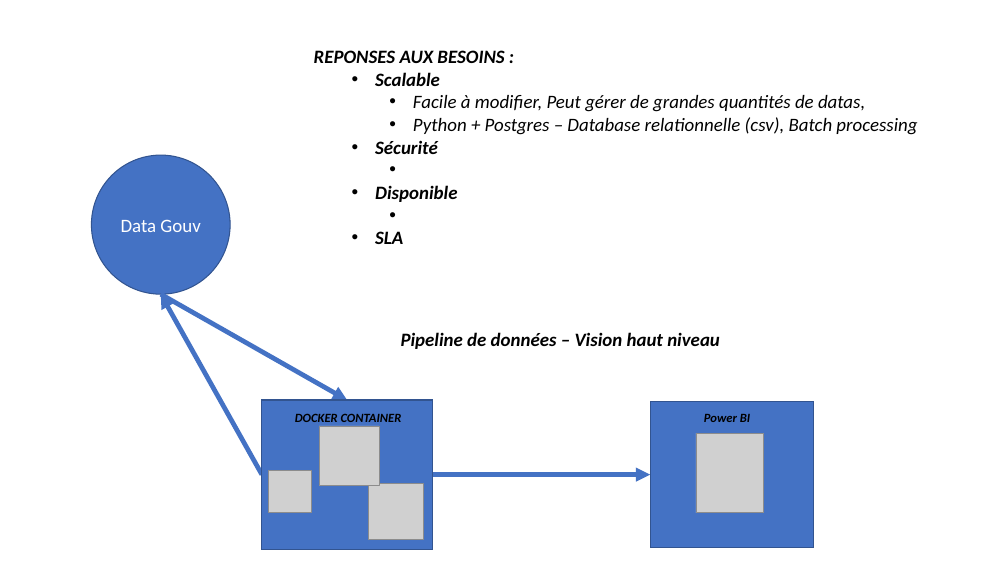
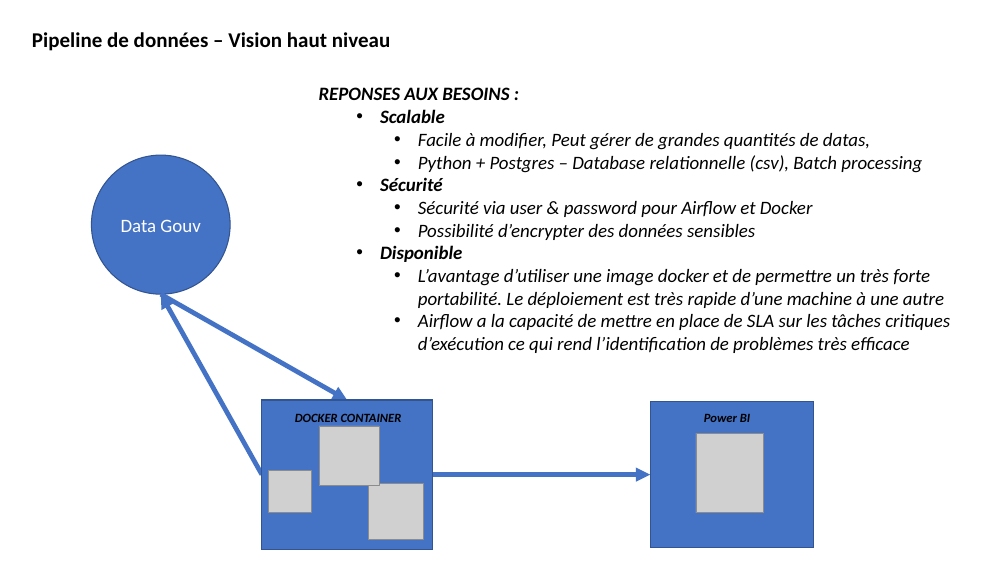
Before and after one commit to antoinersw/doctolib_test_case_pipeline, a slide deck: slide 4 of CAS PRATIQUE.pptx (slide 5 before the commit). Drawn at 1008x567 pixels with LibreOffice and Linux fonts; fonts in the diff are those of the drawing; grey boxes stand for pictures. Boxes give left, top, right and bottom in pixels: in the first picture for what was removed or moved away, otherwise in the second. Text is boxed around its words. In the diff, an @@ line names an element or a change of style, - is before the commit and + after.

```diff
--- a/CAS PRATIQUE.pptx
+++ b/CAS PRATIQUE.pptx
@@ text "Pipeline de données – Vision ..." moved from (x1=401, y1=332, x2=720, y2=349) to (x1=32, y1=32, x2=390, y2=51) @@
@@ text "Pipeline de données – Vision ..." at (x1=32, y1=32, x2=390, y2=51): size 18 to 20 pt, italic off @@
@@ text "REPONSES AUX BESOINS :" moved from (x1=314, y1=50, x2=917, y2=244) to (x1=319, y1=87, x2=950, y2=353) @@
@@ text at (x1=418, y1=201, x2=813, y2=240): paragraphs added @@
+    • Sécurité via user & password pour Airflow et Docker
+    • Possibilité d’encrypter des données sensibles
@@ text at (x1=418, y1=269, x2=950, y2=353): text changed; bold off @@
-  • SLA
+    • L’avantage d’utiliser une image docker et de permettre un très forte portabilité. Le déploiement est très rapide d’une machine à une autre
+    • Airflow a la capacité de mettre en place de SLA sur les tâches critiques d’exécution ce qui rend l’identification de problèmes très efficace
```
Also in this commit, not shown: 8 other slides changed, 1 other file.
